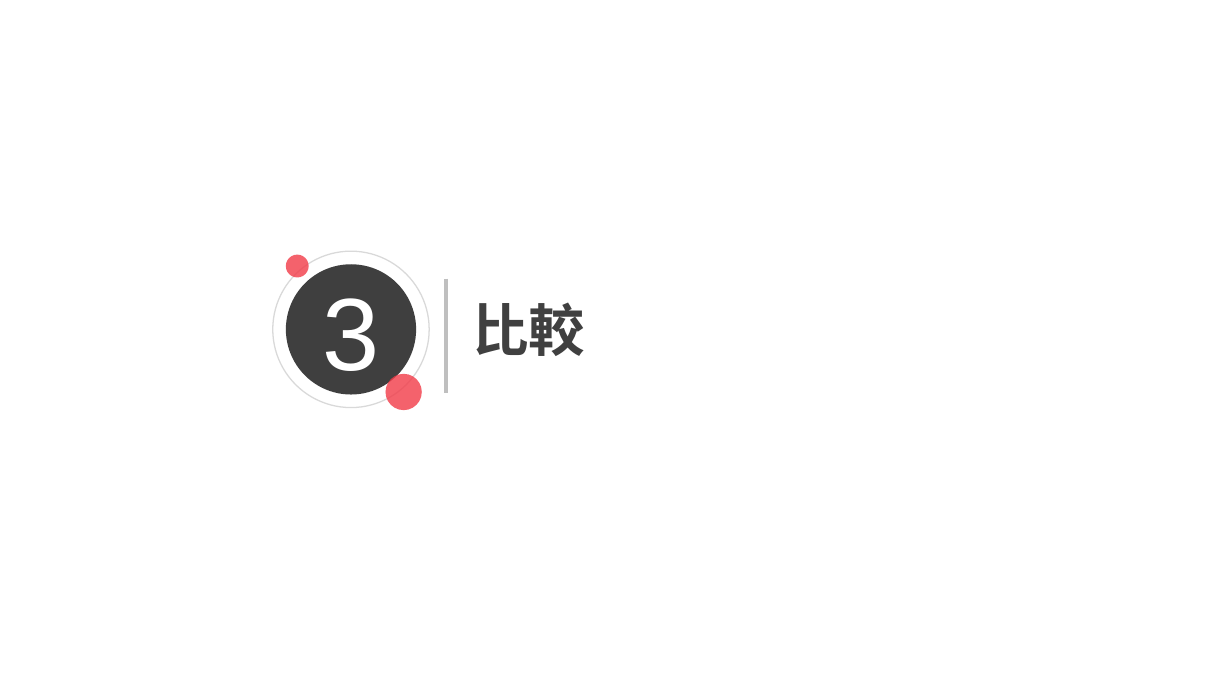
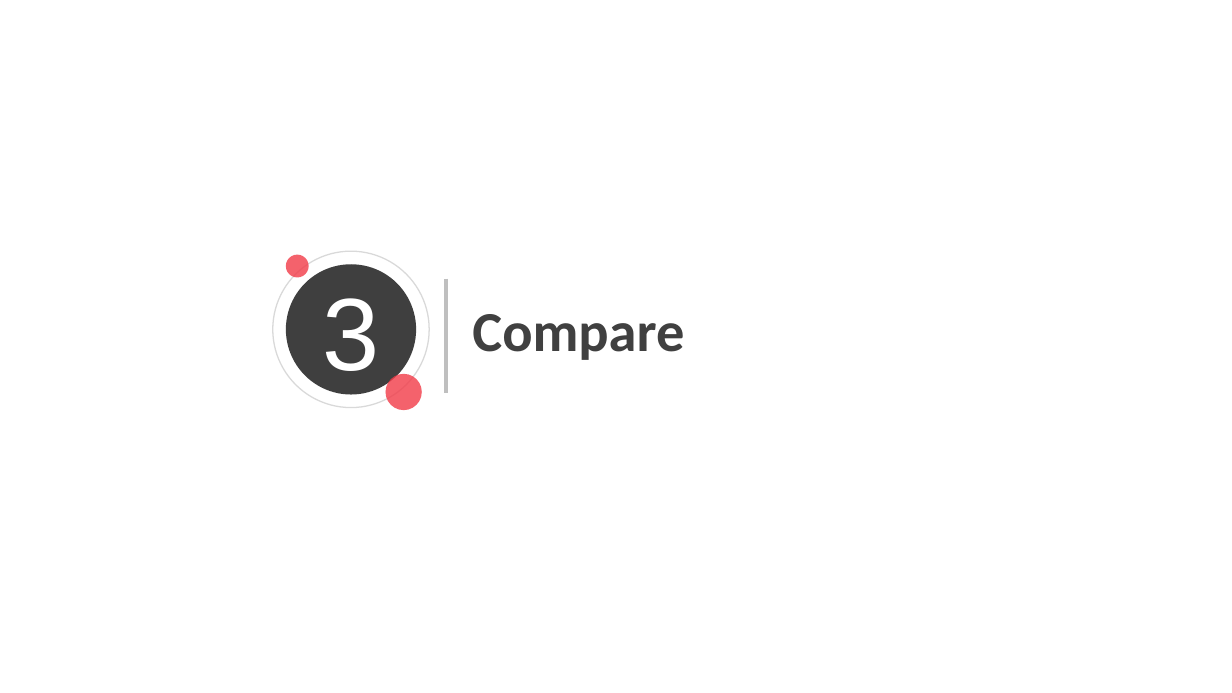
Before and after one commit to bennytzang-ntut109368085/OS_final_student-assistant, a slide deck: slide 11 of operating_system final project.pptx. Drawn at 1232x693 pixels with LibreOffice and Linux fonts; fonts in the diff are those of the drawing; background and template pictures are left out. Boxes give left, top, right and bottom in pixels: in the first picture for what was removed or moved away, otherwise in the second. Text is boxed around its words. In the diff, an @@ line names an element or a change of style, - is before the commit and + after.

```diff
--- a/operating_system final project.pptx
+++ b/operating_system final project.pptx
@@ text at (472, 314, 684, 360): text changed; font Arial to Calibri @@
-比較
+Compare
```
Also in this commit, not shown: 14 other slides changed, 5 slides added, 7 other files.
